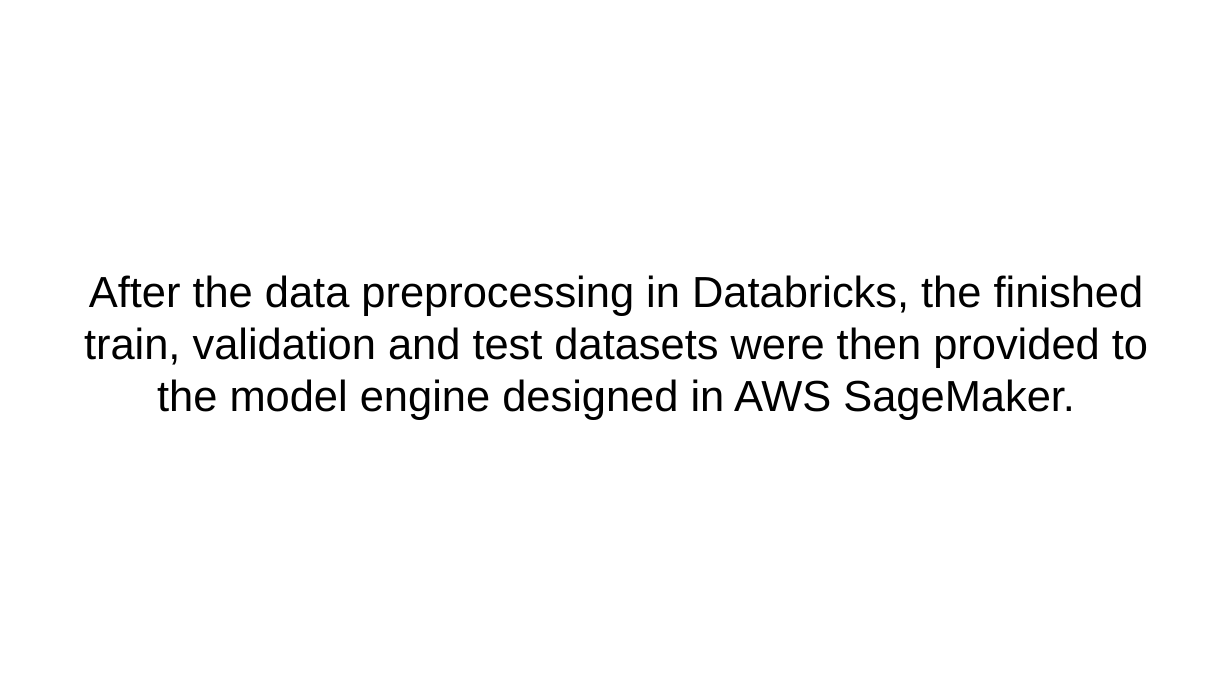
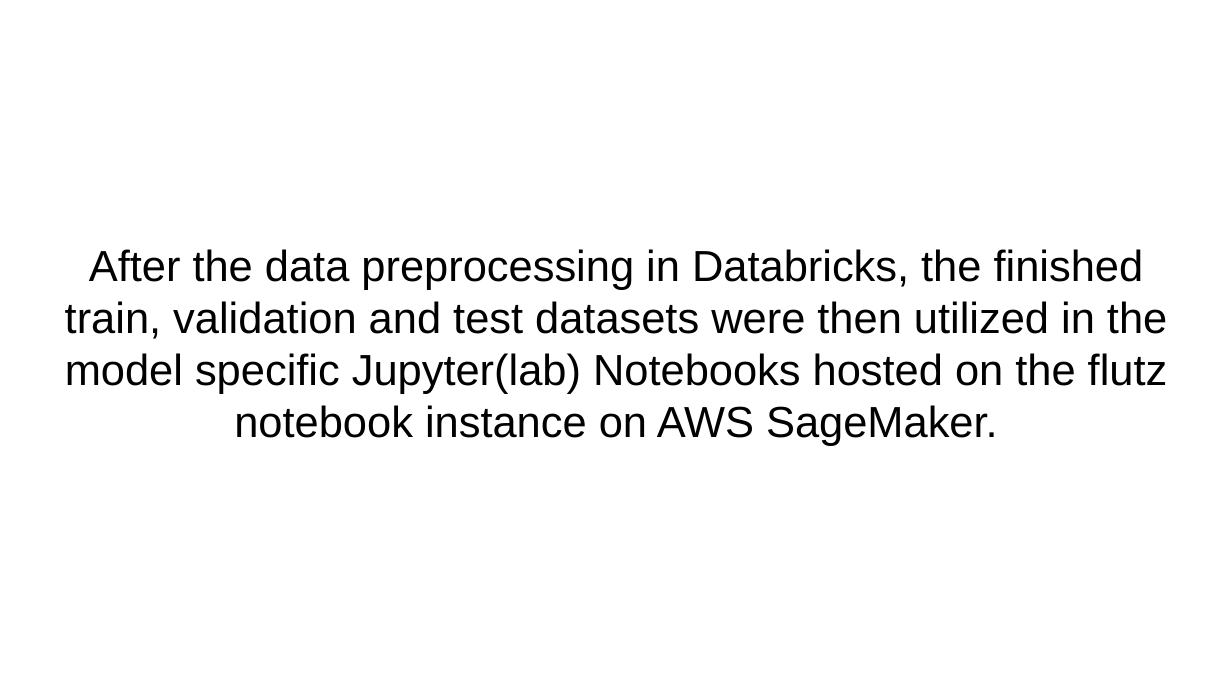
Before and after one commit to jgo-DA/Project-Movies_Team-Darmstadt, a slide deck: slide 7 of docs/Team-Darmstadt_Movies-Project_Presentation.odp. Drawn at 1232x693 pixels with LibreOffice and Linux fonts; fonts in the diff are those of the drawing; background and template pictures are left out. Boxes give left, top, right and bottom in pixels: in the first picture for what was removed or moved away, otherwise in the second. Text is boxed around its words. In the diff, an @@ line names an element or a change of style, - is before the commit and + after.

Commit message:
modified presentation file

```diff
--- a/docs/Team-Darmstadt_Movies-Project_Presentation.odp
+++ b/docs/Team-Darmstadt_Movies-Project_Presentation.odp
@@ subtitle at (65,249,1168,438): text changed @@
-After the data preprocessing in Databricks, the finished train, validation and test datasets were then provided to the model engine designed in AWS SageMaker.
+After the data preprocessing in Databricks, the finished train, validation and test datasets were then utilized in the model specific Jupyter(lab) Notebooks hosted on the flutz notebook instance on AWS SageMaker.
```
Also in this commit, not shown: 3 other slides changed, 1 slide added.
